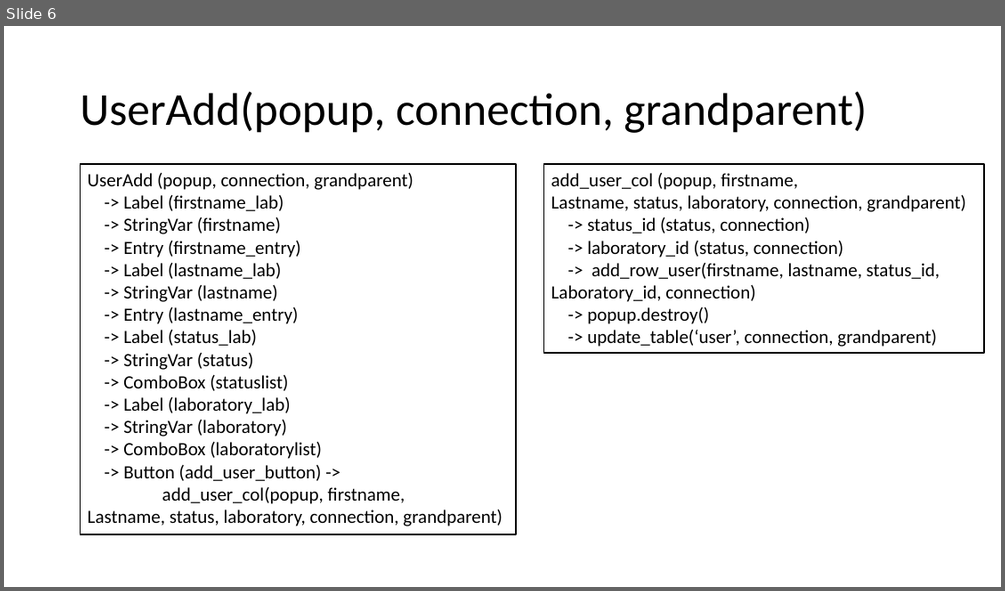
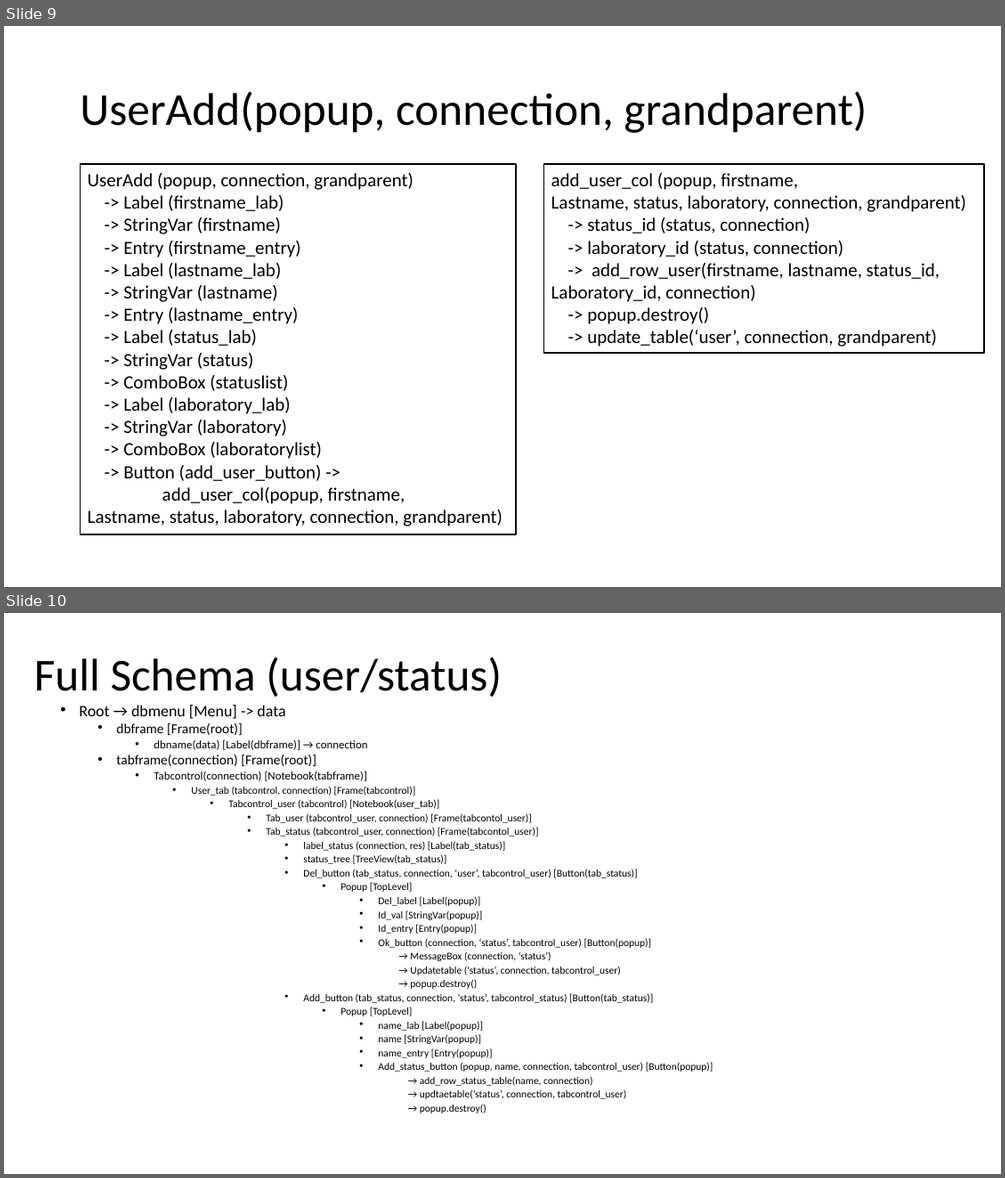
Before and after one commit to jcorain/CollaSci, a slide deck: GUI_schema.pptx. Shown one above the other, each under a label of ours: slide 6 before the commit, slides 9 and 10 after it. The pictures are 1005x591 and 1005x1178 pixels, drawn with LibreOffice and Linux fonts; fonts in the diff are those of the drawing. Boxes give left, top, right and bottom in pixels: in the first picture for what was removed or moved away, otherwise in the second. Text is boxed around its words. In the diff, an @@ line names an element or a change of style, - is before the commit and + after.

```diff
--- a/GUI_schema.pptx
+++ b/GUI_schema.pptx
@@ slide 10 added at (4, 613, 1001, 1174), background #FFFFFF @@
@@ title added at (34, 657, 502, 697), 44 pt, text #000000 @@
+Full Schema (user/status)
@@ text added at (79, 705, 713, 1113), 9.9 pt, text #000000 @@
+• Root → dbmenu [Menu] -> data
+  • dbframe [Frame(root)]
+    • dbname(data) [Label(dbframe)] → connection
+  • tabframe(connection) [Frame(root)]
+    • Tabcontrol(connection) [Notebook(tabframe)]
+      • User_tab (tabcontrol, connection) [Frame(tabcontrol)]
+        • Tabcontrol_user (tabcontrol) [Notebook(user_tab)]
+          • Tab_user (tabcontrol_user, connection) [Frame(tabcontol_user)]
+          • Tab_status (tabcontrol_user, connection) [Frame(tabcontol_user)]
+            • label_status (connection, res) [Label(tab_status)]
+            • status_tree [TreeView(tab_status)]
+            • Del_button (tab_status, connection, ‘user’, tabcontrol_user) [Button(tab_status)]
+              • Popup [TopLevel]
+                • Del_label [Label(popup)]
+                • Id_val [StringVar(popup)]
+                • Id_entry [Entry(popup)]
+                • Ok_button (connection, ‘status’, tabcontrol_user) [Button(popup)]
+                → MessageBox (connection, ‘status’)
+                → Updatetable (‘status’, connection, tabcontrol_user)
+                → popup.destroy()
+            • Add_button (tab_status, connection, ‘status’, tabcontrol_status) [Button(tab_status)]
+              • Popup [TopLevel]
+                • name_lab [Label(popup)]
+                • name [StringVar(popup)]
+                • name_entry [Entry(popup)]
+                • Add_status_button (popup, name, connection, tabcontrol_user) [Button(popup)]
+                → add_row_status_table(name, connection)
+                → updtaetable(‘status’, connection, tabcontrol_user)
+                → popup.destroy()
@@ what was slide 6 is now slide 9 @@
```
Also in this commit, not shown: 4 slides changed, 3 other slides added, 3 other files.
